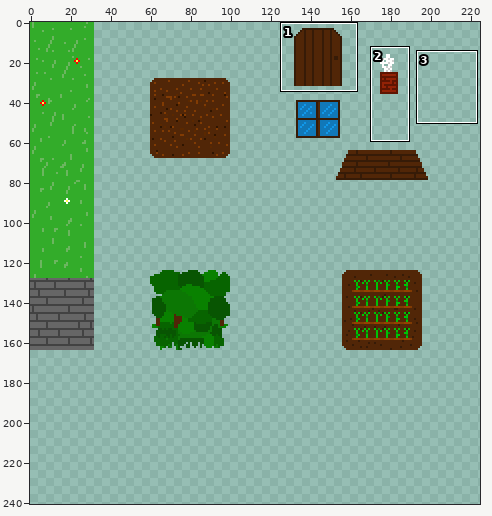
Sprite sheet, stored at assets/regions/forest-tileset.png. The picture above shows the old version from afar; the outline marks the close-up.
Close-up. The starting point:
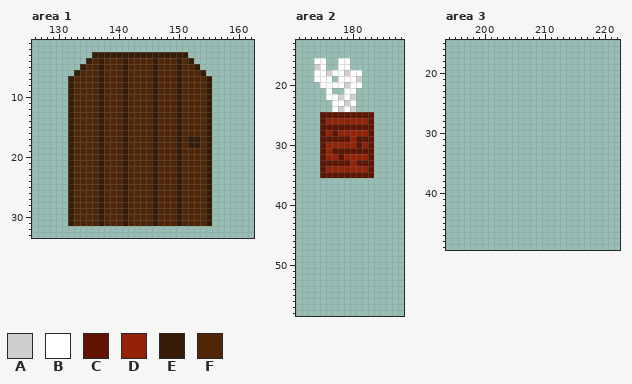
The file is 256x288 pixels. Colours within 5 levels of each other are drawn and written as one. Shown: area 1: x 126..162, y 1..33; area 2: x 171..188, y 13..58; area 3: x 194..222, y 15..49. The wide view leaves out empty margins. The commit also changed other parts of the picture, which this record leaves out.
Palette (. is transparent): A #cfcfcf  B #ffffff  C #5f1502  D #932206  E #361b07  F #512607
Pixels before, area 1, first column x 132:
 3 ....EEEEEEEEEEEEEEEE....
 4 ...EFEFFFEFFFFEFFFEFE...
 5 ..EFFEFFFEFFFFEFFFEFFE..
 6 .EFFFEFFFEFFFFEFFFEFFFE.
 7 EFFFFEFFFEFFFFEFFFEFFFFE
 8 EFFFFEFFFEFFFFEFFFEFFFFE
 9 EFFFFEFFFEFFFFEFFFEFFFFE
10 EFFFFEFFFEFFFFEFFFEFFFFE
11 EFFFFEFFFEFFFFEFFFEFFFFE
12 EFFFFEFFFEFFFFEFFFEFFFFE
13 EFFFFEFFFEFFFFEFFFEFFFFE
14 EFFFFEFFFEFFFFEFFFEFFFFE
15 EFFFFEFFFEFFFFEFFFEFFFFE
16 EFFFFEFFFEFFFFEFFFEFFFFE
17 EFFFFEFFFEFFFFEFFFEFEEFE
18 EFFFFEFFFEFFFFEFFFEFEEFE
19 EFFFFEFFFEFFFFEFFFEFFFFE
20 EFFFFEFFFEFFFFEFFFEFFFFE
21 EFFFFEFFFEFFFFEFFFEFFFFE
22 EFFFFEFFFEFFFFEFFFEFFFFE
23 EFFFFEFFFEFFFFEFFFEFFFFE
24 EFFFFEFFFEFFFFEFFFEFFFFE
25 EFFFFEFFFEFFFFEFFFEFFFFE
26 EFFFFEFFFEFFFFEFFFEFFFFE
27 EFFFFEFFFEFFFFEFFFEFFFFE
28 EFFFFEFFFEFFFFEFFFEFFFFE
29 EFFFFEFFFEFFFFEFFFEFFFFE
30 EFFFFEFFFEFFFFEFFFEFFFFE
31 EFFFFEFFFEFFFFEFFFEFFFFE
Pixels before, area 2, first column x 174:
16 BB..BB....
17 AB..BB....
18 BBABBABB..
19 BBB.BBBA..
20 .BBBBABB..
21 ..B..BB...
22 ..BBABA...
23 ...BBAB...
24 ...BABA...
25 .CCCCCCCCC
26 .CDDDDDDDC
27 .CCCCCCCCC
28 .CDCDDDDDC
29 .CCCCCDCCC
30 .CDDDDDCDC
31 .CDCCCCCCC
32 .CDDCDDDDC
33 .CCCCCDCCC
34 .CDDDDDDDC
35 .CCCCCCCCC
After the commit:
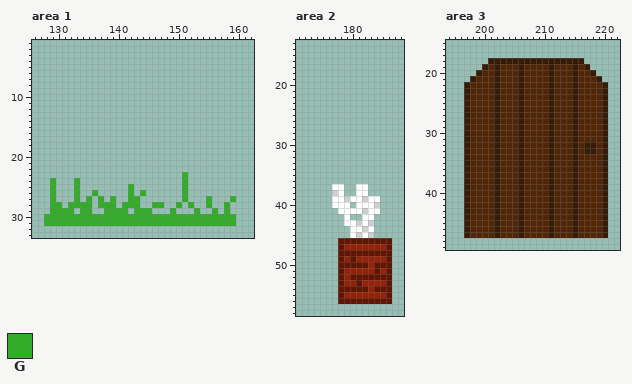
Colours new in this view: G #33ac2a
The exact change:
Changed rows in their new state; - is an unchanged pixel.
Area 1:
first column x 128:
 3 --------................--------
 4 -------..................-------
 5 ------....................------
 6 -----......................-----
 7 ----........................----
 8 ----........................----
 9 ----........................----
10 ----........................----
11 ----........................----
12 ----........................----
13 ----........................----
14 ----........................----
15 ----........................----
16 ----........................----
17 ----........................----
18 ----........................----
19 ----........................----
20 ----........................----
21 ----........................----
22 ----........................----
23 ----...................G....----
24 -G--.G.................G....----
25 -G--.G........G........G....----
26 -G--.G..G.....G.G......G....----
27 -G--.G.G.G.G..GG.......G...G---G
28 -GG-GGGG.GGG.GGG..GG..G.G..G--G-
29 -GGGG.GG..GGGG.GGG...G...G..G-G-
30 GGGGGGGGGGGGGGGGGGGGGGGGGGGGGGGG
31 GGGGGGGGGGGGGGGGGGGGGGGGGGGGGGGG
Area 2:
first column x 174:
16 ..--..-------
17 ..--..-------
18 ........-----
19 ...-....-----
20 -.......-----
21 --.--..------
22 --.....------
23 ---....------
24 ---....------
25 -.........---
26 -.........---
27 -.........---
28 -.........---
29 -.........---
30 -.........---
31 -.........---
32 -.........---
33 -.........---
34 -.........---
35 -.........---
37 ---BB--BB----
38 ---AB--BB----
39 ---BBABBABB--
40 ---BBB-BBBA--
41 ----BBBBABB--
42 -----B--BB---
43 -----BBABA---
44 ------BBAB---
45 ------BABA---
46 ----CCCCCCCCC
47 ----CDDDDDDDC
48 ----CCCCCCCCC
49 ----CDCDDDDDC
50 ----CCCCCDCCC
51 ----CDDDDDCDC
52 ----CDCCCCCCC
53 ----CDDCDDDDC
54 ----CCCCCDCCC
55 ----CDDDDDDDC
56 ----CCCCCCCCC
Area 3:
first column x 197:
18 ----EEEEEEEEEEEEEEEE----
19 ---EFEFFFEFFFFEFFFEFE---
20 --EFFEFFFEFFFFEFFFEFFE--
21 -EFFFEFFFEFFFFEFFFEFFFE-
22 EFFFFEFFFEFFFFEFFFEFFFFE
23 EFFFFEFFFEFFFFEFFFEFFFFE
24 EFFFFEFFFEFFFFEFFFEFFFFE
25 EFFFFEFFFEFFFFEFFFEFFFFE
26 EFFFFEFFFEFFFFEFFFEFFFFE
27 EFFFFEFFFEFFFFEFFFEFFFFE
28 EFFFFEFFFEFFFFEFFFEFFFFE
29 EFFFFEFFFEFFFFEFFFEFFFFE
30 EFFFFEFFFEFFFFEFFFEFFFFE
31 EFFFFEFFFEFFFFEFFFEFFFFE
32 EFFFFEFFFEFFFFEFFFEFEEFE
33 EFFFFEFFFEFFFFEFFFEFEEFE
34 EFFFFEFFFEFFFFEFFFEFFFFE
35 EFFFFEFFFEFFFFEFFFEFFFFE
36 EFFFFEFFFEFFFFEFFFEFFFFE
37 EFFFFEFFFEFFFFEFFFEFFFFE
38 EFFFFEFFFEFFFFEFFFEFFFFE
39 EFFFFEFFFEFFFFEFFFEFFFFE
40 EFFFFEFFFEFFFFEFFFEFFFFE
41 EFFFFEFFFEFFFFEFFFEFFFFE
42 EFFFFEFFFEFFFFEFFFEFFFFE
43 EFFFFEFFFEFFFFEFFFEFFFFE
44 EFFFFEFFFEFFFFEFFFEFFFFE
45 EFFFFEFFFEFFFFEFFFEFFFFE
46 EFFFFEFFFEFFFFEFFFEFFFFE
47 EFFFFEFFFEFFFFEFFFEFFFFE
